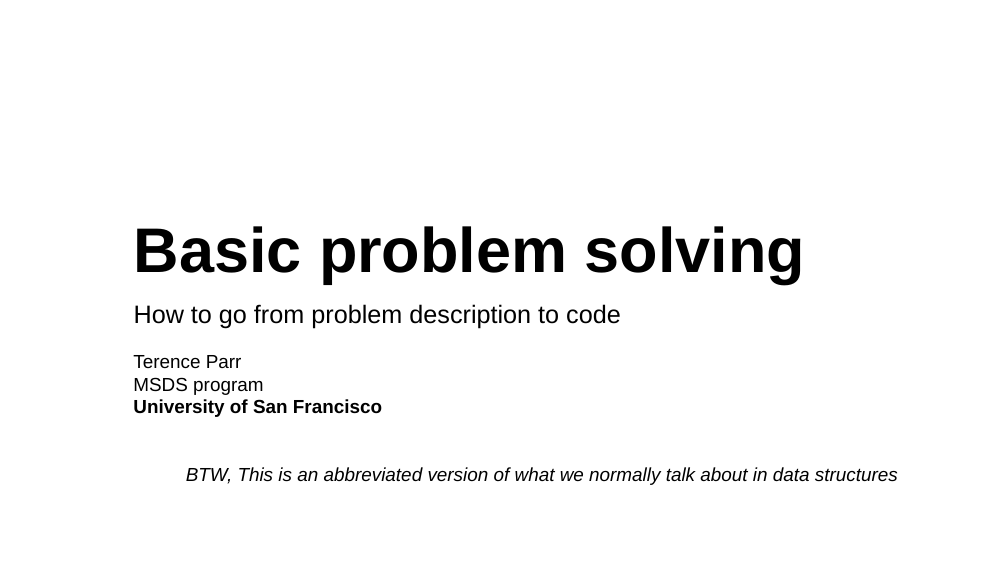
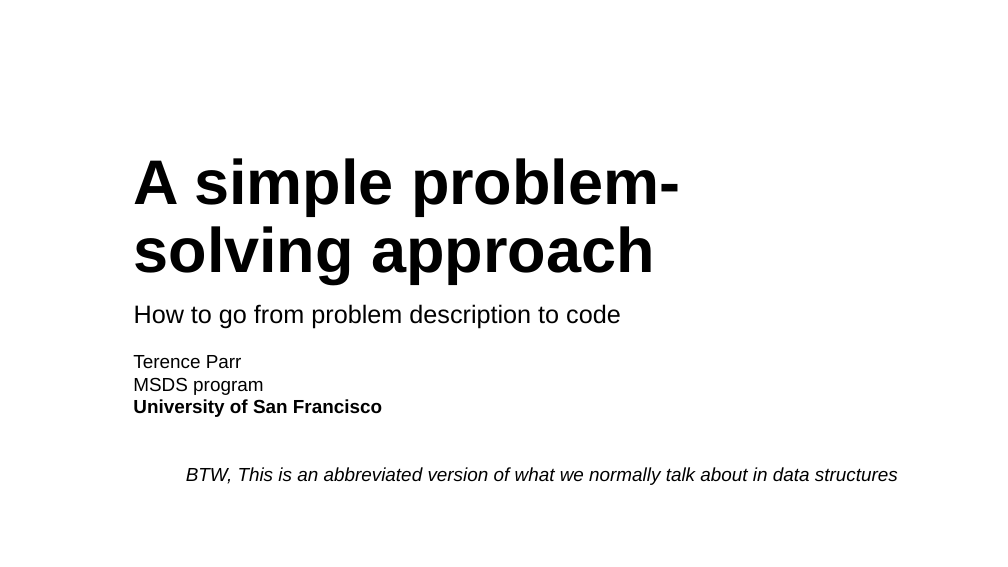
Before and after one commit to parrt/msds501, a slide deck: slide 1 of slides/problem-solving.pptx. Drawn at 1008x567 pixels with LibreOffice and Linux fonts; fonts in the diff are those of the drawing; background and template pictures are left out. Boxes give left, top, right and bottom in pixels: in the first picture for what was removed or moved away, otherwise in the second. Text is boxed around its words. In the diff, an @@ line names an element or a change of style, - is before the commit and + after.

```diff
--- a/slides/problem-solving.pptx
+++ b/slides/problem-solving.pptx
@@ title at box(134, 158, 680, 284): text changed @@
-Basic problem solving
+A simple problem-solving approach
```
Also in this commit, not shown: 4 other files.
